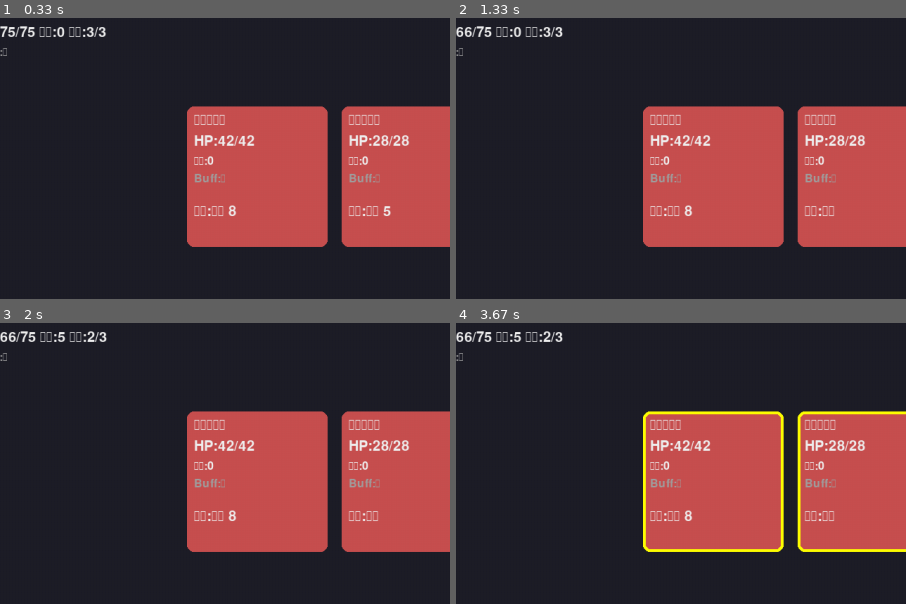
Above: before the commit, frames 1-4 (two rows, left to right).
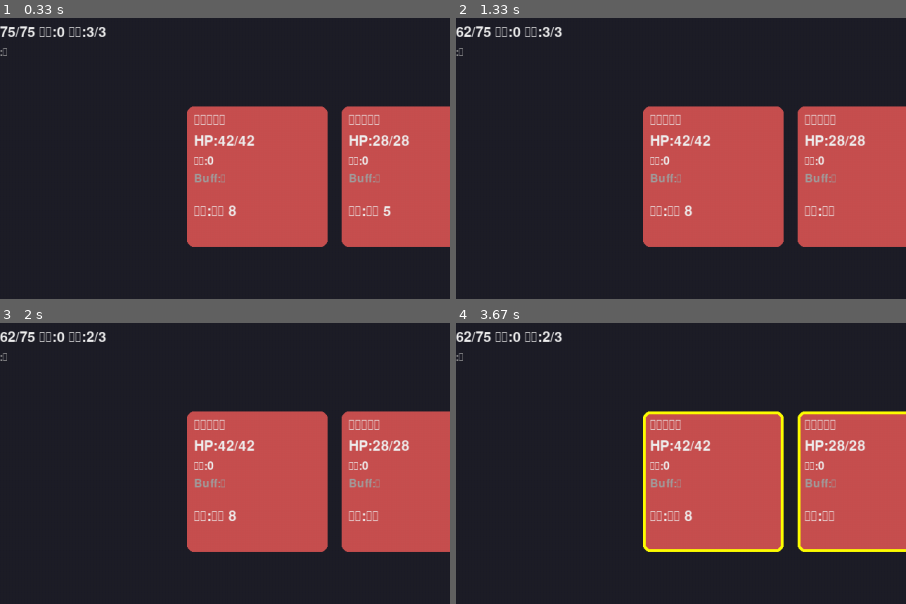
Above: after the commit, the same moments.

Repository: 560-w/slay_the_spire_clone
Game: pygame game, started from main.py
The game is run twice, just before and just after one commit, with the same random seed, the same clock (stepped at 60 frames per second) and the same inputs.
Inputs (mouse positions are % of the whole screen's width and height, from its top left):
- Up to frame 1 (0.33 s): no input
- Up to frame 2 (1.33 s): click "全息影像" at 0.38 s; click "结束回合" at 0.72 s
- Up to frame 3 (2 s): click "防御" at 1.7 s
- Up to frame 4 (3.67 s): click "弃牌堆(5)" at 2.1 s; click (45, 76) at 2.42 s; click "抽牌堆(0)" at 2.75 s; click (36, 29) at 3.08 s; click "打击" at 3.42 s
The pictures show only the part of the screen within x 4-54%, y 7-57%; the shares and areas given below are measured in that part.

Frame 1 is identical in both runs. In frame 2, 0.4% of the frame differs, in the area x 1-24%, y 2-7%; in frame 3, 0.4%; in frame 4, 0.4%.

Commit message:
feat(effects): Phase 3 状态效果系统重构
- 新建 status_effect.py: StatusEffect 基类+钩子+注册表+7种效果(力量/敏捷/虚弱/易伤/电击/回合多抽/回合结束获得力量)

- BuffSystem 改用注册表查询，移除 TEMPORARY_BUFFS，效果自行决定层数变化

- Entity.add_buff 允许负层数(力量/敏捷可负)

- CardEffects.gain_block 经敏捷修正(需传battle参数)

- 新增主宰卡牌(易伤1+获得等量力量)

- 新增黑暗镣铐卡牌(力量-8+回合结束获得力量8层)

- 验证: 主宰(敌人易伤1/玩家力量1)、黑暗镣铐(力量-8→回合结束恢复0)

Diff:
--- a/src/controllers/battle.py
+++ b/src/controllers/battle.py
@@ -99,7 +99,7 @@
 
         self.player.current_energy = self.player.max_energy
         # 基础抽5张 + 回合多抽 buff 加成
-        draw_count: int = 5 + self.player.get_buff_stacks(BuffSystem.BUFF_DRAW_NEXT)
+        draw_count: int = 5 + self.buff_system.get_extra_draw(self.player)
         self.player.draw_cards(draw_count)
 
         self.message = f"回合 {self.turn_number} - 玩家行动"
--- a/src/core/buff_system.py
+++ b/src/core/buff_system.py
@@ -1,26 +1,19 @@
-"""buff_system.py: Buff 效果集中结算系统。
+"""buff_system.py: Buff 结算系统（改用 StatusEffect 注册表）。
 
 职责:
-1. 伤害数值修正（攻击方/受击方 buff）:
-   - 力量: 攻击方持有，每层 +1 攻击伤害
-   - 虚弱: 攻击方持有，伤害 ×0.75（向下取整，最少 0）
-   - 易伤: 受击方持有，受到的伤害 ×1.5（向下取整）
-2. 回合 tick（层数递减/到期清理）:
-   - 虚弱/易伤/脆弱等"临时" buff 每回合开始时层数 -1，归零清除
-   - 电击(Lightning): 回合结束时每层造成 1 点伤害（无视护甲）
-   - 力量等"持久" buff 不递减
+1. 伤害/格挡修正：遍历 entity buffs，查询注册表调用各效果 modify_* 钩子。
+2. 回合 tick：调用各效果 on_turn_start/end，效果自行决定层数变化。
+3. 不再统一分类"临时/永久"，由效果钩子自行控制。
 
-设计原则:
-1. Entity 保持纯粹的数值容器，buff 修正逻辑全部集中于此，职责分离。
-2. 提供纯函数式接口 compute_*，便于测试与复用。
-3. 临时 buff 集合用类常量定义，新增 buff 时在此维护清单。
+注意：保留 BUFF_* 名称常量供外部引用，但逻辑委托 StatusEffectRegistry。
 """
 
 from __future__ import annotations
 
 import logging
-import math
 from typing import TYPE_CHECKING
+
+from .status_effect import StatusEffectRegistry
 
 if TYPE_CHECKING:
     from .entity import Entity
@@ -29,125 +22,66 @@
 
 
 class BuffSystem:
-    """Buff 结算系统。
+    """Buff 结算系统。"""
 
-    类常量:
-        BUFF_POWER:      力量（持久，+攻击伤害）
-        BUFF_WEAK:       虚弱（临时，攻击伤害×0.75）
-        BUFF_VULNERABLE: 易伤（临时，受击伤害×1.5）
-        BUFF_LIGHTNING:  电击（持久，回合结束每层1伤害）
-        TEMPORARY_BUFFS: 临时 buff 集合（每回合开始层数-1）
-    """
-
-    # buff 名称常量
+    # buff 名称常量（供外部引用，保持兼容）
     BUFF_POWER: str = "力量"
+    BUFF_DEXTERITY: str = "敏捷"
     BUFF_WEAK: str = "虚弱"
     BUFF_VULNERABLE: str = "易伤"
     BUFF_LIGHTNING: str = "电击"
-    BUFF_DRAW_NEXT: str = "回合多抽"  # 持久，每回合开始多抽该层数的牌
-
-    # 临时 buff：每回合开始时层数 -1
-    TEMPORARY_BUFFS: set[str] = {BUFF_WEAK, BUFF_VULNERABLE}
+    BUFF_DRAW_NEXT: str = "回合多抽"
+    BUFF_GAIN_POWER_END: str = "回合结束获得力量"
 
     # ------------------------------------------------------------------ #
     # 伤害修正
     # ------------------------------------------------------------------ #
-    def compute_outgoing_damage(
-        self, attacker: "Entity", base_damage: int
-    ) -> int:
-        """计算攻击方最终造成的伤害（不含受击方的易伤修正）。
+    def compute_outgoing_damage(self, attacker, base_damage: int) -> int:
+        """计算攻击方最终造成的伤害（遍历所有 buff 修正）。"""
+        assert base_damage >= 0, f"[BuffSystem] base_damage 不能为负，收到 {base_damage}"
+        damage: int = base_damage
+        for name, stacks in list(attacker.buffs.items()):
+            eff = StatusEffectRegistry.get(name)
+            damage = eff.modify_outgoing_damage(attacker, damage, stacks)
+        return max(damage, 0)
 
-        修正顺序:
-        1. 力量: +力量层数
-        2. 虚弱: 结果 ×0.75（向下取整，最少 0）
+    def compute_incoming_damage(self, target, damage: int) -> int:
+        """计算受击方最终承受的伤害。"""
+        assert damage >= 0, f"[BuffSystem] incoming damage 不能为负，收到 {damage}"
+        for name, stacks in list(target.buffs.items()):
+            eff = StatusEffectRegistry.get(name)
+            damage = eff.modify_incoming_damage(target, damage, stacks)
+        return max(damage, 0)
 
-        Args:
-            attacker: 攻击方实体。
-            base_damage: 卡牌/意图的基础伤害，>=0。
-
-        Returns:
-            经攻击方 buff 修正后的伤害（>=0）。
-        """
-        assert base_damage >= 0, f"[BuffSystem] base_damage 不能为负，收到 {base_damage}"
-
-        # 力量：每层 +1
-        power_stacks: int = attacker.get_buff_stacks(self.BUFF_POWER)
-        damage: int = base_damage + power_stacks
-
-        # 虚弱：×0.75
-        if attacker.has_buff(self.BUFF_WEAK):
-            damage = math.floor(damage * 0.75)
-            logger.debug(
-                "[BuffSystem] %s 虚弱修正: %d → %d", attacker.name, base_damage, damage
-            )
-
-        # 不低于 0
-        damage = max(damage, 0)
-        return damage
-
-    def compute_incoming_damage(
-        self, target: "Entity", damage: int
-    ) -> int:
-        """计算受击方最终承受的伤害（在 outgoing 之后的第二步修正）。
-
-        修正:
-        - 易伤: 受到的伤害 ×1.5（向下取整）
-
-        Args:
-            target: 受击方实体。
-            damage: 经 outgoing 修正后的伤害，>=0。
-
-        Returns:
-            经受击方 buff 修正后的最终伤害（>=0）。
-        """
-        assert damage >= 0, f"[BuffSystem] incoming damage 不能为负，收到 {damage}"
-
-        if target.has_buff(self.BUFF_VULNERABLE):
-            damage = math.floor(damage * 1.5)
-            logger.debug(
-                "[BuffSystem] %s 易伤修正: → %d", target.name, damage
-            )
-
-        return max(damage, 0)
+    def compute_block_gain(self, entity, base_block: int) -> int:
+        """计算最终获得的格挡（敏捷修正）。"""
+        block: int = base_block
+        for name, stacks in list(entity.buffs.items()):
+            eff = StatusEffectRegistry.get(name)
+            block = eff.modify_block_gain(entity, block, stacks)
+        return max(block, 0)
 
     # ------------------------------------------------------------------ #
     # 回合 tick
     # ------------------------------------------------------------------ #
-    def tick_start_of_turn(self, entity: "Entity") -> None:
-        """回合开始时的 buff 结算。
+    def tick_start_of_turn(self, entity) -> None:
+        """回合开始：遍历各效果调用 on_turn_start（效果自行决定层数变化）。"""
+        for name, stacks in list(entity.buffs.items()):
+            eff = StatusEffectRegistry.get(name)
+            eff.on_turn_start(entity, stacks)
+        logger.debug("[BuffSystem] %s 回合开始 tick 完成: %s", entity.name, entity.buffs)
 
-        处理:
-        - 临时 buff（虚弱/易伤）层数 -1，归零清除。
+    def tick_end_of_turn(self, entity) -> None:
+        """回合结束：遍历各效果调用 on_turn_end。"""
+        for name, stacks in list(entity.buffs.items()):
+            eff = StatusEffectRegistry.get(name)
+            eff.on_turn_end(entity, stacks)
+        logger.debug("[BuffSystem] %s 回合结束 tick 完成: %s", entity.name, entity.buffs)
 
-        Args:
-            entity: 进入回合的实体。
-        """
-        # 收集需要递减的 buff（避免修改字典时遍历）
-        to_decrement: list[str] = [
-            name for name in self.TEMPORARY_BUFFS if entity.has_buff(name)
-        ]
-        for name in to_decrement:
-            # 层数 -1，remove_buff 处理归零清除
-            entity.remove_buff(name, 1)
-
-        logger.debug("[BuffSystem] %s 回合开始 buff tick 完成: %s", entity.name, entity.buffs)
-
-    def tick_end_of_turn(self, entity: "Entity") -> None:
-        """回合结束时的 buff 结算。
-
-        处理:
-        - 电击: 每层造成 1 点伤害（无视护甲，直接扣血）。
-
-        Args:
-            entity: 结束回合的实体。
-        """
-        lightning_stacks: int = entity.get_buff_stacks(self.BUFF_LIGHTNING)
-        if lightning_stacks > 0:
-            # 电击无视护甲：直接扣血（绕过 take_damage 的护甲抵扣）
-            hp_loss: int = min(lightning_stacks, entity.current_hp)
-            entity.current_hp -= hp_loss
-            logger.info(
-                "[BuffSystem] %s 电击 ×%d 结算，扣血 %d，剩余HP=%d/%d",
-                entity.name, lightning_stacks, hp_loss,
-                entity.current_hp, entity.max_hp,
-            )
+    def get_extra_draw(self, entity) -> int:
+        """获取回合开始额外抽牌数（回合多抽等效果）。"""
+        extra: int = 0
+        for name, stacks in entity.buffs.items():
+            eff = StatusEffectRegistry.get(name)
+            extra += eff.get_extra_draw(stacks)
+        return extra
--- a/src/core/card_effects.py
+++ b/src/core/card_effects.py
@@ -1,4 +1,17 @@
-"""card_effects.py: 卡牌效果工具类。"""
+"""card_effects.py: 卡牌效果工具类。
+
+集中实现常见卡牌功能：
+- deal_damage: 造成伤害（经 buff 修正）
+- gain_block: 获得格挡（经敏捷修正）
+- lose_hp: 失去生命（无视护甲）
+- heal / draw_cards / gain_energy / add_buff
+
+设计原则:
+1. deal_damage 经 BuffSystem 修正（力量/虚弱/易伤）。
+2. gain_block 经 BuffSystem.compute_block_gain 修正（敏捷）。
+3. lose_hp 无视护甲，直接扣血。
+4. 纯工具函数，无状态。
+"""
 
 from __future__ import annotations
 
@@ -23,12 +36,14 @@
         assert amount >= 0
         outgoing = battle.buff_system.compute_outgoing_damage(source, amount)
         incoming = battle.buff_system.compute_incoming_damage(target, outgoing)
+        logger.info("[CardEffects] %s -> %s 造成伤害 (基础%d -> 最终%d)", source.name, target.name, amount, incoming)
         return target.take_damage(incoming)
 
     @staticmethod
-    def gain_block(user, amount):
-        """获得格挡。"""
-        return user.gain_block(amount)
+    def gain_block(battle, user, amount):
+        """获得格挡（经敏捷修正）。"""
+        actual = battle.buff_system.compute_block_gain(user, amount)
+        return user.gain_block(actual)
 
     @staticmethod
     def lose_hp(user, amount):
@@ -36,11 +51,12 @@
         assert amount >= 0
         hp_loss = min(amount, user.current_hp)
         user.current_hp -= hp_loss
+        logger.info("[CardEffects] %s 失去 %d 生命（无视护甲），剩余HP=%d/%d", user.name, hp_loss, user.current_hp, user.max_hp)
         return hp_loss
 
     @staticmethod
     def heal(user, amount):
-        """回复生命。"""
+        """回复生命（不超过 max_hp）。"""
         return user.heal(amount)
 
     @staticmethod
@@ -55,5 +71,5 @@
 
     @staticmethod
     def add_buff(target, buff_name, stacks):
-        """获得/给予 buff。"""
+        """获得/给予 buff（层数可负）。"""
         return target.add_buff(buff_name, stacks)
--- a/src/core/entity.py
+++ b/src/core/entity.py
@@ -116,7 +116,7 @@
         """
         assert amount >= 0, f"[Entity] {self.name} 获得护甲不能为负，收到 {amount}"
 
-        self.block += amount
+        # 敏捷修正需在调用方（BuffSystem.compute_block_gain）处理，此处保持原始
         logger.info(
             "[Entity] %s 获得 %d 护甲，当前护甲=%d",
             self.name, amount, self.block,
@@ -185,7 +185,7 @@
             AssertionError: 当 stacks 为负或 name 为空时触发。
         """
         assert isinstance(name, str) and name, "[Entity] buff 名称不能为空"
-        assert stacks >= 0, f"[Entity] buff 层数不能为负，收到 {stacks}"
+        # 力量/敏捷等允许负层数，仅校验非 None
 
         if stacks == 0:
             return self.buffs.get(name, 0)
--- /dev/null
+++ b/src/core/status_effect.py
@@ -0,0 +1,199 @@
+"""status_effect.py: 状态效果系统。
+
+设计原则:
+1. StatusEffect 基类提供钩子，具体效果自行决定层数变化与结算逻辑。
+2. 不统一分类"临时/永久"，由效果的 on_turn_start/end 钩子自行调用 add/remove_buff。
+3. 注册表管理 name → StatusEffect，BuffSystem 查询注册表调用钩子。
+4. 力量/敏捷层数可负（降低伤害/格挡）。
+"""
+
+from __future__ import annotations
+
+import logging
+import math
+from typing import Dict
+
+logger = logging.getLogger(__name__)
+
+
+class StatusEffect:
+    """状态效果基类。
+
+    属性:
+        name (str): 显示名（与 Entity.buffs 的键一致）
+        has_stacks (bool): 是否有层数（False=无层数标记效果）
+
+    钩子（子类按需覆写）:
+        on_turn_start(entity, stacks): 回合开始结算
+        on_turn_end(entity, stacks): 回合结束结算
+        modify_outgoing_damage(entity, base, stacks) -> int: 攻击伤害修正
+        modify_incoming_damage(entity, base, stacks) -> int: 受击伤害修正
+        modify_block_gain(entity, base, stacks) -> int: 获得格挡修正
+        get_extra_draw(stacks) -> int: 回合开始额外抽牌数
+    """
+
+    def __init__(self, name: str, has_stacks: bool = True) -> None:
+        self.name: str = name
+        self.has_stacks: bool = has_stacks
+
+    def on_turn_start(self, entity, stacks: int) -> None:
+        """回合开始结算（效果自行决定是否递减层数）。"""
+        pass
+
+    def on_turn_end(self, entity, stacks: int) -> None:
+        """回合结束结算。"""
+        pass
+
+    def modify_outgoing_damage(self, entity, base: int, stacks: int) -> int:
+        """攻击伤害修正，返回修正后的值（>=0）。"""
+        return base
+
+    def modify_incoming_damage(self, entity, base: int, stacks: int) -> int:
+        """受击伤害修正。"""
+        return base
+
+    def modify_block_gain(self, entity, base: int, stacks: int) -> int:
+        """获得格挡修正。"""
+        return base
+
+    def get_extra_draw(self, stacks: int) -> int:
+        """回合开始额外抽牌数。"""
+        return 0
+
+
+# ====================================================================== #
+# 具体状态效果
+# ====================================================================== #
+class PowerEffect(StatusEffect):
+    """力量：每层 +1 攻击伤害（可负）。持久，不递减。"""
+
+    def __init__(self) -> None:
+        super().__init__(name="力量", has_stacks=True)
+
+    def modify_outgoing_damage(self, entity, base: int, stacks: int) -> int:
+        return max(base + stacks, 0)
+
+
+class DexterityEffect(StatusEffect):
+    """敏捷：每层 +1 获得格挡（可负）。持久。"""
+
+    def __init__(self) -> None:
+        super().__init__(name="敏捷", has_stacks=True)
+
+    def modify_block_gain(self, entity, base: int, stacks: int) -> int:
+        return max(base + stacks, 0)
+
+
+class WeakEffect(StatusEffect):
+    """虚弱：攻击伤害 ×0.75。回合开始失去1层。"""
+
+    def __init__(self) -> None:
+        super().__init__(name="虚弱", has_stacks=True)
+
+    def on_turn_start(self, entity, stacks: int) -> None:
+        if stacks > 0:
+            entity.remove_buff(self.name, 1)
+
+    def modify_outgoing_damage(self, entity, base: int, stacks: int) -> int:
+        return max(math.floor(base * 0.75), 0)
+
+
+class VulnerableEffect(StatusEffect):
+    """易伤：受到的伤害 ×1.5。回合开始失去1层。"""
+
+    def __init__(self) -> None:
+        super().__init__(name="易伤", has_stacks=True)
+
+    def on_turn_start(self, entity, stacks: int) -> None:
+        if stacks > 0:
+            entity.remove_buff(self.name, 1)
+
+    def modify_incoming_damage(self, entity, base: int, stacks: int) -> int:
+        return max(math.floor(base * 1.5), 0)
+
+
+class LightningEffect(StatusEffect):
+    """电击：回合结束每层扣1血（无视护甲）。持久。"""
+
+    def __init__(self) -> None:
+        super().__init__(name="电击", has_stacks=True)
+
+    def on_turn_end(self, entity, stacks: int) -> None:
+        if stacks > 0:
+            hp_loss = min(stacks, entity.current_hp)
+            entity.current_hp -= hp_loss
+            logger.info("[Effect] %s 电击×%d 结算，扣血%d，剩余HP=%d/%d",
+                        entity.name, stacks, hp_loss, entity.current_hp, entity.max_hp)
+
+
+class DrawNextEffect(StatusEffect):
+    """回合多抽：每层回合开始多抽1张。持久。"""
+
+    def __init__(self) -> None:
+        super().__init__(name="回合多抽", has_stacks=True)
+
+    def get_extra_draw(self, stacks: int) -> int:
+        return stacks
+
+
+class GainPowerAtTurnEndEffect(StatusEffect):
+    """回合结束获得力量：回合结束时获得X层力量，然后失去此buff所有层数。
+
+    黑暗镣铐等效果用：本回合力量降低，回合结束恢复。
+    """
+
+    def __init__(self) -> None:
+        super().__init__(name="回合结束获得力量", has_stacks=True)
+
+    def on_turn_end(self, entity, stacks: int) -> None:
+        if stacks <= 0:
+            return
+        # 获得等量力量
+        entity.add_buff("力量", stacks)
+        # 全部清空自身
+        entity.remove_buff(self.name, stacks)
+        logger.info("[Effect] %s 回合结束获得力量×%d，已恢复并清空", entity.name, stacks)
+
+
+# ====================================================================== #
+# 注册表
+# ====================================================================== #
+class StatusEffectRegistry:
+    """状态效果注册表（单例）。"""
+
+    _instance = None
+    _effects: Dict[str, StatusEffect] = {}
+
+    @classmethod
+    def instance(cls) -> "StatusEffectRegistry":
+        if cls._instance is None:
+            cls._instance = cls()
+            cls._register_defaults()
+        return cls._instance
+
+    @classmethod
+    def _register_defaults(cls) -> None:
+        """注册默认效果。"""
+        defaults = [
+            PowerEffect(), DexterityEffect(), WeakEffect(), VulnerableEffect(),
+            LightningEffect(), DrawNextEffect(), GainPowerAtTurnEndEffect(),
+        ]
+        for eff in defaults:
+            cls._effects[eff.name] = eff
+
+    @classmethod
+    def get(cls, name: str) -> StatusEffect:
+        """获取效果实例（无则返回默认空效果）。"""
+        if name not in cls._effects:
+            logger.warning("[Registry] 未注册的效果: %s，返回空效果", name)
+            return StatusEffect(name=name, has_stacks=True)
+        return cls._effects[name]
+
+    @classmethod
+    def register(cls, effect: StatusEffect) -> None:
+        """注册自定义效果。"""
+        cls._effects[effect.name] = effect
+
+
+# 初始化注册表（导入时自动注册默认效果）
+StatusEffectRegistry.instance()
--- a/src/data/cards.py
+++ b/src/data/cards.py
@@ -97,7 +97,7 @@
         )
 
     def play(self, user, target=None, battle=None, x_value=0):
-        CardEffects.gain_block(user, self.BLOCK)
+        CardEffects.gain_block(battle, user, self.BLOCK)
 
 
 class Survivor(Card):
@@ -115,7 +115,7 @@
 
     def play(self, user, target=None, battle=None, x_value=0):
         assert battle is not None
-        CardEffects.gain_block(user, self.BLOCK)
+        CardEffects.gain_block(battle, user, self.BLOCK)
         # 设置弃牌选择挂起动作
         # 可选手牌 = 当前手牌（生存者已在处理区，不在手牌中）
         selectable = list(user.hand)
@@ -280,7 +280,7 @@
 
     def play(self, user, target=None, battle=None, x_value=0):
         assert battle is not None
-        CardEffects.gain_block(user, self.BLOCK)
+        CardEffects.gain_block(battle, user, self.BLOCK)
         selectable = list(user.discard_pile)
         if not selectable:
             logger.info("[Hologram] 弃牌堆为空，跳过选择")
@@ -303,6 +303,38 @@
 
 
 # ====================================================================== #
+# 指向性技能牌（状态效果类）
+# ====================================================================== #
+class Domination(Card):
+    """主宰：1c 技能牌，使一名敌人获得1层易伤，然后你获得等同于其易伤层数的力量。"""
+
+    def __init__(self):
+        super().__init__(name="主宰",cost=1,card_type=Card.TYPE_SKILL,description="使一名敌人获得1层易伤，然后你获得等同于其易伤层数的力量。",needs_target=True)
+
+    def play(self, user, target=None, battle=None, x_value=0):
+        assert target is not None
+        CardEffects.add_buff(target, BuffSystem.BUFF_VULNERABLE, 1)
+        vuln_stacks = target.get_buff_stacks(BuffSystem.BUFF_VULNERABLE)
+        CardEffects.add_buff(user, BuffSystem.BUFF_POWER, vuln_stacks)
+        if battle: battle._log(f"{user.name} 获得{vuln_stacks}层力量")
+
+
+class DarkShackles(Card):
+    """黑暗镣铐：0c 技能牌，使一名敌人本回合失去8点力量。"""
+
+    POWER_LOSS = 8
+
+    def __init__(self):
+        super().__init__(name="黑暗镣铐",cost=0,card_type=Card.TYPE_SKILL,description=f"使一名敌人在本回合失去{self.POWER_LOSS}点力量。",needs_target=True)
+
+    def play(self, user, target=None, battle=None, x_value=0):
+        assert target is not None
+        CardEffects.add_buff(target, BuffSystem.BUFF_POWER, -self.POWER_LOSS)
+        CardEffects.add_buff(target, BuffSystem.BUFF_GAIN_POWER_END, self.POWER_LOSS)
+        if battle: battle._log(f"{target.name} 本回合失去{self.POWER_LOSS}力量")
+
+
+# ====================================================================== #
 # 卡牌工厂函数
 # ====================================================================== #
 def create_wound() -> Card:
Empty file added: promts记录.txt
